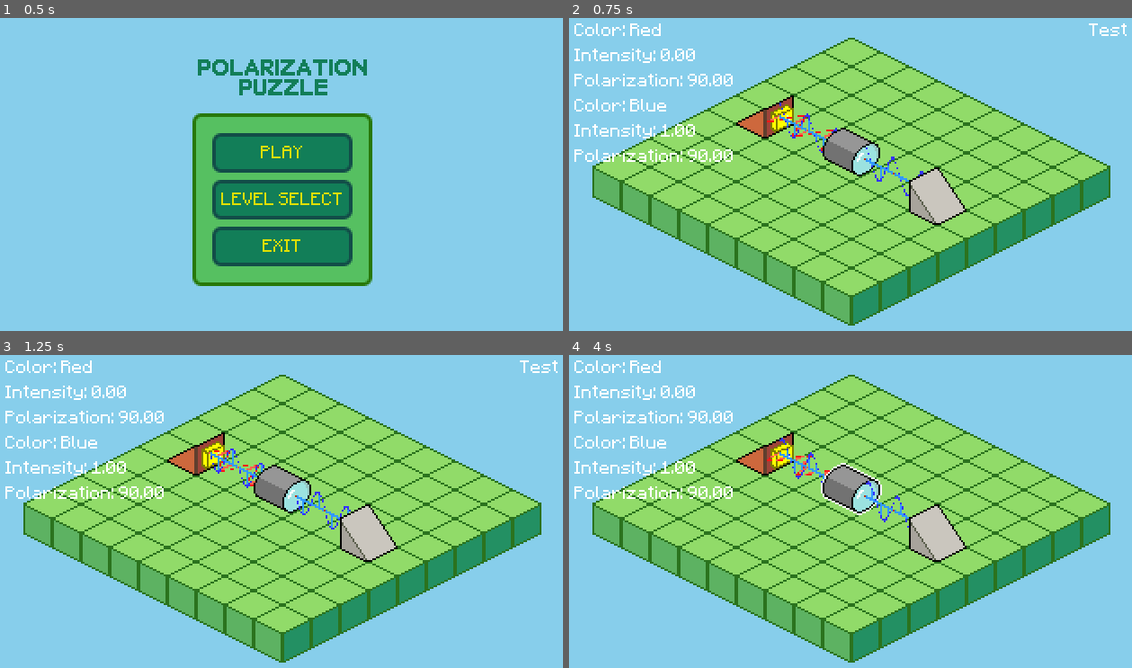
Above: before the commit, frames 1-4 (two rows, left to right).
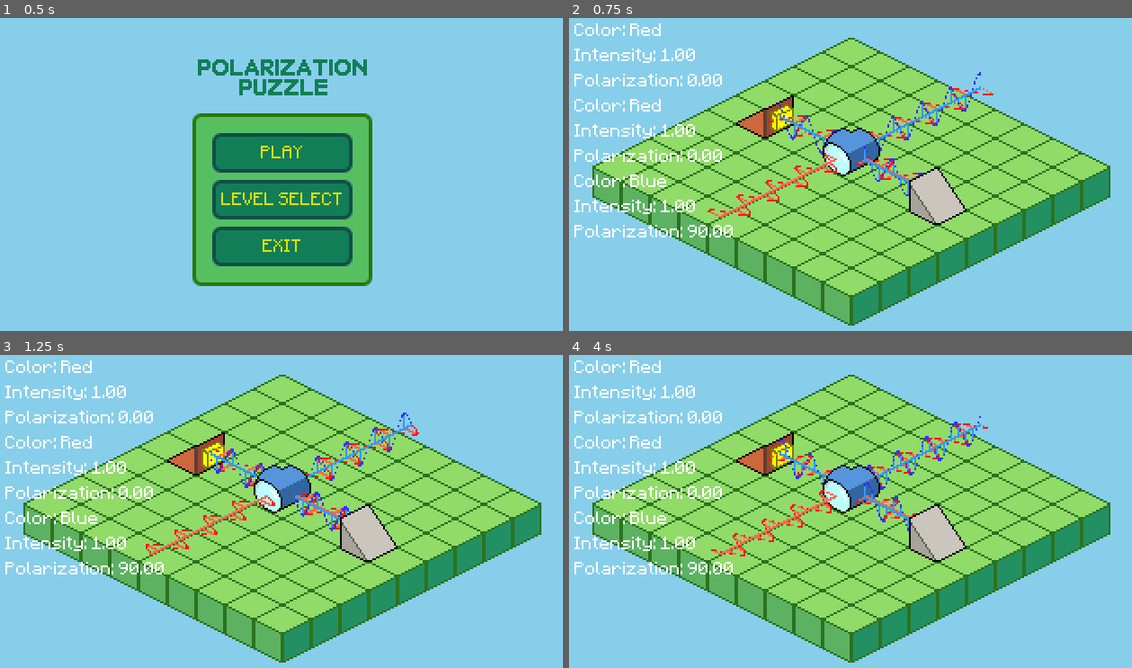
Above: after the commit, the same moments.

Repository: joshmoritty/polarization-puzzle
Game: Godot game, scene res://scenes/main_menu.tscn
Two runs of this game, one before a commit and one after it. Both use one fixed random seed, a clock stepped at 60 frames per second and the inputs below.
Inputs (mouse positions are in pixels of both pictures, inside the frame that each line leads up to):
- Up to frame 1 (0.5 s): no input
- Up to frame 2 (0.75 s): click "PLAY" at 0.5 s
- Up to frame 3 (1.25 s): no input
- Up to frame 4 (4 s): move the mouse to (979, 492) at 1.27 s; click (979, 492) at 1.42 s; drag from (737, 524) to (766, 445) at 2.02 s; move the mouse to (906, 436) at 2.77 s; click (906, 436) at 2.92 s; drag from (822, 574) to (850, 489) at 3.52 s

Frame 1 is identical in both runs. In frame 2, 3.8% of the frame differs, in the area x 0-100%, y 1-71%; in frame 3, 3.9%; in frame 4, 3.9%.

Commit message:
feat: implement junction

Diff:
--- a/scenes/gui.tscn
+++ b/scenes/gui.tscn
@@ -28,14 +28,12 @@
 unique_name_in_owner = true
 layout_mode = 2
 size_flags_vertical = 0
-text = "Test"
 label_settings = SubResource("LabelSettings_p57ef")
 
 [node name="HoverReadout" type="Label" parent="MarginContainer"]
 unique_name_in_owner = true
 layout_mode = 2
 size_flags_vertical = 0
-text = "Test"
 label_settings = SubResource("LabelSettings_p57ef")
 horizontal_alignment = 2
 
--- a/scenes/level_1.tscn
+++ b/scenes/level_1.tscn
@@ -8,7 +8,9 @@
 [ext_resource type="Texture2D" uid="uid://dwyuvwo1i6kwn" path="res://assets/object_sprites/filter_1_3.png" id="7_2os1m"]
 [ext_resource type="Script" uid="uid://dn6ueyc8url7j" path="res://scripts/game/multi_source.gd" id="8_isj1j"]
 [ext_resource type="Script" uid="uid://nsybol5vh4m7" path="res://scripts/game/filter.gd" id="10_tr1x6"]
+[ext_resource type="Texture2D" uid="uid://domlaif743et8" path="res://assets/object_sprites/junction_2_3_4.png" id="11_7gny6"]
 [ext_resource type="Texture2D" uid="uid://bsjkegad250wb" path="res://assets/object_sprites/sensor_1.png" id="11_d5akn"]
+[ext_resource type="Script" uid="uid://dmyji628vxw82" path="res://scripts/game/junction.gd" id="11_go7sj"]
 [ext_resource type="Script" uid="uid://4kueu8k0s2jv" path="res://scripts/game/sensor.gd" id="12_wbtxt"]
 [ext_resource type="Script" uid="uid://ccipymiuceyxj" path="res://scripts/game/camera.gd" id="13_x2fux"]
 
@@ -110,6 +112,7 @@
 color_2 = 3
 
 [node name="Filter" type="Sprite2D" parent="ObjectTiles"]
+visible = false
 position = Vector2(0, -16)
 texture = ExtResource("7_2os1m")
 script = ExtResource("10_tr1x6")
@@ -120,6 +123,13 @@
 texture = ExtResource("11_d5akn")
 script = ExtResource("12_wbtxt")
 
+[node name="Junction" type="Sprite2D" parent="ObjectTiles"]
+position = Vector2(0, -16)
+texture = ExtResource("11_7gny6")
+script = ExtResource("11_go7sj")
+in_dirs = Array[int]([0])
+out_dirs = Array[int]([1, 3, 0])
+
 [node name="Camera" type="Camera2D" parent="."]
 position = Vector2(160, 90)
 script = ExtResource("13_x2fux")
--- /dev/null
+++ b/scripts/game/junction.gd
@@ -0,0 +1,34 @@
+class_name Junction
+extends LightObject
+
+@export var in_dirs: Array[LightData.Dir] = []
+@export var out_dirs: Array[LightData.Dir] = []
+
+func _process_light():
+	var lights_out: Array[LightData] = []
+
+	if in_dirs.size() == 1:
+		for beam in beams_in:
+			if beam.data.dir != in_dirs[0]:
+				continue
+
+			for dir in out_dirs:
+				var data = LightData.new(
+					dir,
+					beam.data.intensity,
+					beam.data.polar,
+					beam.data.color
+				)
+				lights_out.push_back(data)
+	else:
+		for beam in beams_in:
+			if beam.data.dir in in_dirs:
+				var data = LightData.new(
+					out_dirs[0],
+					beam.data.intensity,
+					beam.data.polar,
+					beam.data.color
+				)
+				lights_out.push_back(data)
+
+	return lights_out
--- a/scripts/game/light_object.gd
+++ b/scripts/game/light_object.gd
@@ -37,14 +37,10 @@
 			_build_beam(data)
 		elif data.equals(beams_out[curr_beam_i].data):
 			used_beams[curr_beam_i] = true
-			curr_beam_i += 1
 		elif data.dir == beams_out[curr_beam_i].data.dir:
 			beams_out[curr_beam_i].update(data)
 			used_beams[curr_beam_i] = true
-			curr_beam_i += 1
-		else:
-			while data.dir > beams_out[curr_beam_i].data.dir:
-				curr_beam_i += 1
+		curr_beam_i += 1
 
 	# Remove unused beams
 	for i in range(used_beams.size() - 1, -1, -1):
Not shown: 1 places in scenes/level_1.tscn that only renumber resources
Not shown, added: scripts/game/junction.gd.uid
